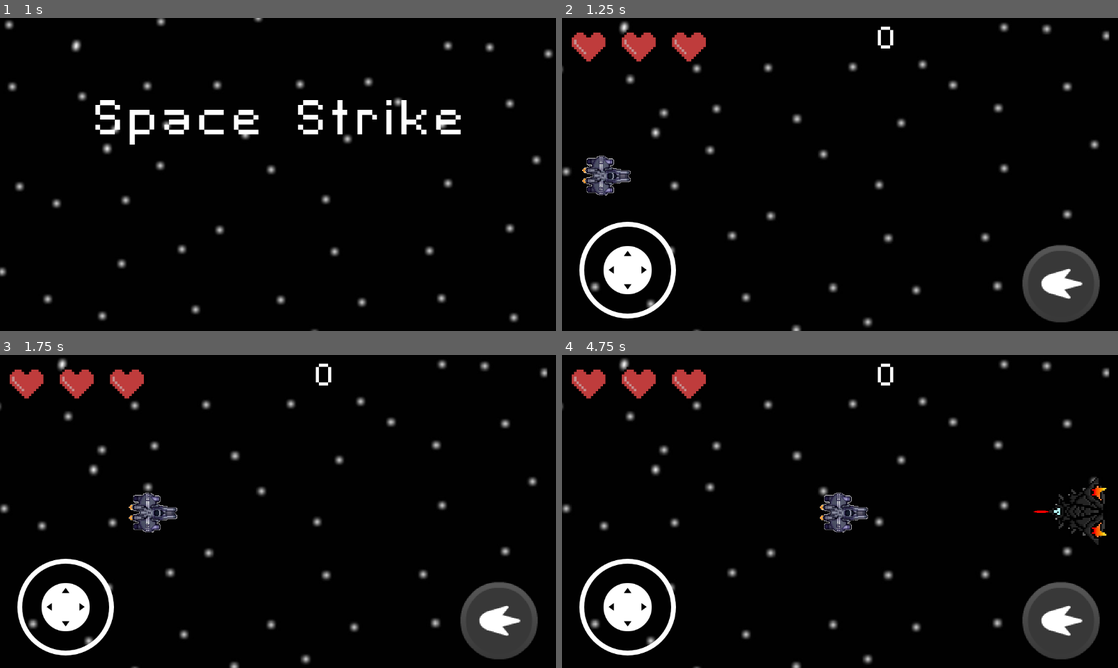
Above: before the commit, frames 1-4 (two rows, left to right).
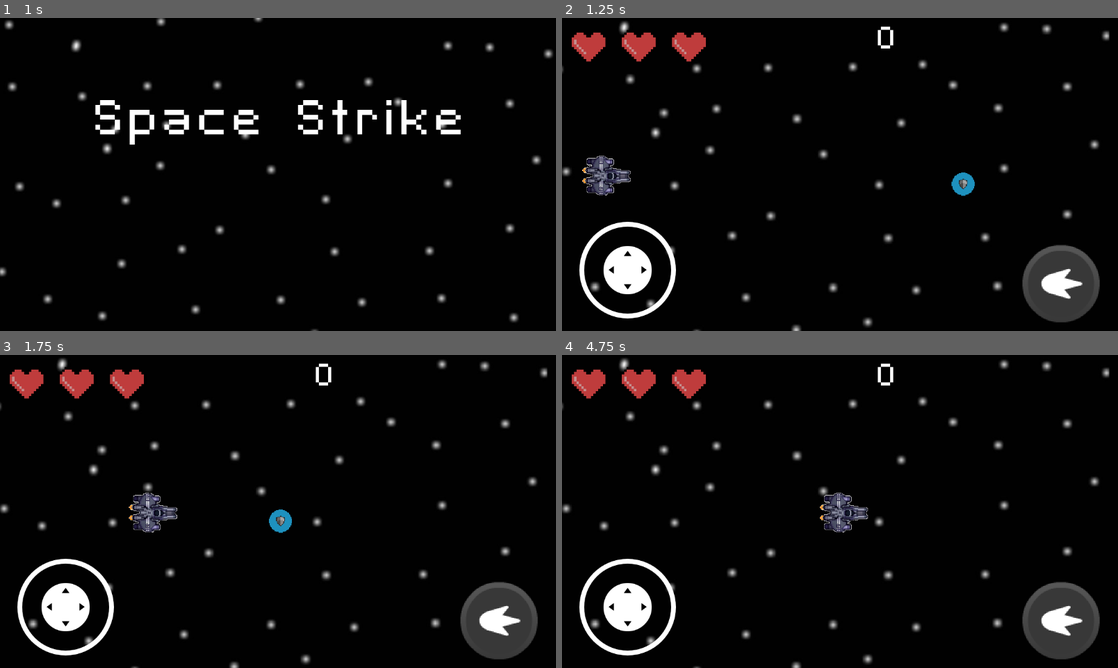
Above: after the commit, the same moments.

Repository: cofeek-codes/Space-Strike
Game: Godot game, scene res://scenes/ui/main_menu.tscn
The game is run twice, just before and just after one commit, with the same random seed, the same clock (stepped at 60 frames per second) and the same inputs.
Inputs (mouse positions are in pixels of both pictures, inside the frame that each line leads up to):
- Up to frame 1 (1 s): click (294, 243) at 0.5 s
- Up to frame 2 (1.25 s): no input
- Up to frame 3 (1.75 s): move the mouse to (400, 495) at 1.27 s; hold Right (move_right) from 1.28 s (still down); click (400, 495) at 1.35 s
- Up to frame 4 (4.75 s): release Right (move_right) at 2 s; drag from (728, 527) to (812, 574) at 2.02 s; tap Enter at 2.75 s; move the mouse to (895, 442) at 2.77 s; hold Right (move_right) 2.78-3.5 s; click (895, 442) at 2.85 s; drag from (812, 574) to (673, 464) at 3.52 s; tap Space at 4.25 s; move the mouse to (1006, 558) at 4.27 s; hold Left (move_left) from 4.28 s (still down); click (1006, 558) at 4.35 s

Frame 1 is identical in both runs. In frame 2, 0.2% of the frame differs, in the area x 70-75%, y 49-57%; in frame 3, 0.2%; in frame 4, 0.7%, in the area x 84-98%, y 39-61%.

Commit message:
shield buff consumable can be picked

Diff:
--- a/graphics/shaders/shield_buff.gdshader
+++ b/graphics/shaders/shield_buff.gdshader
@@ -1,14 +1,24 @@
 shader_type canvas_item;
 
-void vertex() {
-	// Called for every vertex the material is visible on.
+
+uniform vec4 color = vec4(1.0);
+
+
+float circle(vec2 position, float radius, float feather)
+{
+	return smoothstep(radius, radius + feather, length(position - vec2(0.5)));
 }
 
-void fragment() {
-	// Called for every pixel the material is visible on.
+
+void fragment(){
+
+	float outer = circle(vec2(UV.x, UV.y), 0.35, 0.01);
+
+	float fade_effect = sin(TIME) * 0.01;
+
+	float inner = 1.0 - circle(vec2(UV.x, UV.y), 0.275, 0.1 - fade_effect );
+
+	COLOR = color;
+	COLOR.a -= outer + inner;
+
 }
-
-//void light() {
-//	// Called for every pixel for every light affecting the CanvasItem.
-//	// Uncomment to replace the default light processing function with this one.
-//}
--- a/scenes/buffs/base_buff.tscn
+++ /dev/null
@@ -1,19 +0,0 @@
-[gd_scene load_steps=3 format=3 uid="uid://5jtnydmp283"]
-
-[ext_resource type="Script" uid="uid://c1rq4eeyusgbc" path="res://scripts/buffs/base_buff.gd" id="1_24mfe"]
-
-[sub_resource type="CircleShape2D" id="CircleShape2D_74a2q"]
-radius = 17.0
-
-[node name="BaseBuff" type="Area2D"]
-script = ExtResource("1_24mfe")
-
-[node name="Sprite" type="Sprite2D" parent="."]
-
-[node name="Collider" type="CollisionShape2D" parent="."]
-shape = SubResource("CircleShape2D_74a2q")
-
-[node name="Timer" type="Timer" parent="."]
-one_shot = true
-
-[connection signal="timeout" from="Timer" to="." method="_on_timer_timeout"]
--- /dev/null
+++ b/scenes/buffs/shield/shield_buff_active.tscn
@@ -0,0 +1,71 @@
+[gd_scene load_steps=8 format=3 uid="uid://b05jo7nbye4is"]
+
+[ext_resource type="Shader" uid="uid://dcb2pb8sq1ot3" path="res://graphics/shaders/shield_buff.gdshader" id="1_cn1ud"]
+[ext_resource type="Texture2D" uid="uid://0sv6aoytf0rm" path="res://assets/buffs/shieldbuff.png" id="2_bv6iw"]
+
+[sub_resource type="ShaderMaterial" id="ShaderMaterial_u3xos"]
+shader = ExtResource("1_cn1ud")
+shader_parameter/color = Vector4(0, 1, 1, 1)
+
+[sub_resource type="Animation" id="Animation_cn1ud"]
+resource_name = "appear"
+tracks/0/type = "value"
+tracks/0/imported = false
+tracks/0/enabled = true
+tracks/0/path = NodePath("Sprite:material:shader_parameter/color")
+tracks/0/interp = 1
+tracks/0/loop_wrap = true
+tracks/0/keys = {
+"times": PackedFloat32Array(0, 1),
+"transitions": PackedFloat32Array(1, 1),
+"update": 0,
+"values": [Vector4(0, 0, 0, 0), Vector4(0, 1, 1, 1)]
+}
+
+[sub_resource type="Animation" id="Animation_bv6iw"]
+length = 0.001
+tracks/0/type = "value"
+tracks/0/imported = false
+tracks/0/enabled = true
+tracks/0/path = NodePath("Sprite:material:shader_parameter/color")
+tracks/0/interp = 1
+tracks/0/loop_wrap = true
+tracks/0/keys = {
+"times": PackedFloat32Array(0),
+"transitions": PackedFloat32Array(1),
+"update": 0,
+"values": [Vector4(0, 1, 1, 1)]
+}
+
+[sub_resource type="Animation" id="Animation_u3xos"]
+resource_name = "disappear"
+tracks/0/type = "value"
+tracks/0/imported = false
+tracks/0/enabled = true
+tracks/0/path = NodePath("Sprite:material:shader_parameter/color")
+tracks/0/interp = 1
+tracks/0/loop_wrap = true
+tracks/0/keys = {
+"times": PackedFloat32Array(0, 1),
+"transitions": PackedFloat32Array(1, 1),
+"update": 0,
+"values": [Vector4(0, 1, 1, 1), Vector4(0, 0, 0, 0)]
+}
+
+[sub_resource type="AnimationLibrary" id="AnimationLibrary_u3xos"]
+_data = {
+&"RESET": SubResource("Animation_bv6iw"),
+&"appear": SubResource("Animation_cn1ud"),
+&"disappear": SubResource("Animation_u3xos")
+}
+
+[node name="ShieldBuffActive" type="Node2D"]
+
+[node name="Sprite" type="Sprite2D" parent="."]
+material = SubResource("ShaderMaterial_u3xos")
+texture = ExtResource("2_bv6iw")
+
+[node name="AnimationPlayer" type="AnimationPlayer" parent="."]
+libraries = {
+&"": SubResource("AnimationLibrary_u3xos")
+}
--- /dev/null
+++ b/scenes/buffs/shield/shield_buff_consumable.tscn
@@ -0,0 +1,19 @@
+[gd_scene load_steps=4 format=3 uid="uid://5615ms1fwfik"]
+
+[ext_resource type="Script" uid="uid://vqocqbpt22nj" path="res://scripts/buffs/shield/shield_buff_consumable.gd" id="1_6kkhw"]
+[ext_resource type="Texture2D" uid="uid://0sv6aoytf0rm" path="res://assets/buffs/shieldbuff.png" id="1_xlnai"]
+
+[sub_resource type="CircleShape2D" id="CircleShape2D_6kkhw"]
+radius = 16.0
+
+[node name="ShieldBuffConsumable" type="Area2D"]
+scale = Vector2(1.5, 1.5)
+script = ExtResource("1_6kkhw")
+
+[node name="Sprite" type="Sprite2D" parent="."]
+texture = ExtResource("1_xlnai")
+
+[node name="Collider" type="CollisionShape2D" parent="."]
+shape = SubResource("CircleShape2D_6kkhw")
+
+[connection signal="body_entered" from="." to="." method="_on_body_entered"]
--- a/scenes/buffs/shield_buff.tscn
+++ /dev/null
@@ -1,22 +0,0 @@
-[gd_scene load_steps=6 format=3 uid="uid://ceugog6ax63x1"]
-
-[ext_resource type="PackedScene" uid="uid://5jtnydmp283" path="res://scenes/buffs/base_buff.tscn" id="1_jyta8"]
-[ext_resource type="Script" uid="uid://6ssjymd6cwky" path="res://scripts/buffs/shield_buff.gd" id="2_7y5o4"]
-[ext_resource type="Texture2D" uid="uid://0sv6aoytf0rm" path="res://assets/buffs/shieldbuff.png" id="3_ermxi"]
-[ext_resource type="Shader" uid="uid://dcb2pb8sq1ot3" path="res://graphics/shaders/shield_buff.gdshader" id="4_edx73"]
-
-[sub_resource type="ShaderMaterial" id="ShaderMaterial_ermxi"]
-shader = ExtResource("4_edx73")
-
-[node name="ShieldBuff" instance=ExtResource("1_jyta8")]
-script = ExtResource("2_7y5o4")
-title = "shield"
-duration = 3
-
-[node name="Sprite" parent="." index="0"]
-texture = ExtResource("3_ermxi")
-
-[node name="ShieldActive" type="Sprite2D" parent="." index="3"]
-material = SubResource("ShaderMaterial_ermxi")
-position = Vector2(81, 39)
-scale = Vector2(1.50781, 32)
--- a/scenes/main/game.tscn
+++ b/scenes/main/game.tscn
@@ -8,6 +8,7 @@
 [ext_resource type="PackedScene" uid="uid://c2bhjngjwt03b" path="res://scenes/game_ui/mobileJoystick.tscn" id="6_em1bs"]
 [ext_resource type="Texture2D" uid="uid://db68nvbg72hmp" path="res://assets/ui/game_ui/shoot_button_normal.png" id="7_kjrfb"]
 [ext_resource type="Texture2D" uid="uid://dcdngkvmbldt2" path="res://assets/ui/game_ui/shoot_button_pressed.png" id="8_se30j"]
+[ext_resource type="PackedScene" uid="uid://5615ms1fwfik" path="res://scenes/buffs/shield/shield_buff_consumable.tscn" id="9_se30j"]
 
 [sub_resource type="CircleShape2D" id="CircleShape2D_ktwa8"]
 radius = 40.42
@@ -33,6 +34,7 @@
 position = Vector2(90, 324)
 
 [node name="EnemySpawner" parent="." instance=ExtResource("3_pij6b")]
+process_mode = 4
 position = Vector2(1188, 326)
 
 [node name="HealthBar" parent="." instance=ExtResource("4_ms05x")]
@@ -67,3 +69,6 @@
 shape = SubResource("CircleShape2D_ktwa8")
 action = "shoot_mobile"
 visibility_mode = 1
+
+[node name="ShieldBuffConsumable" parent="." instance=ExtResource("9_se30j")]
+position = Vector2(837, 344)
--- /dev/null
+++ b/scripts/buffs/shield/shield_buff_consumable.gd
@@ -0,0 +1,20 @@
+extends Area2D
+
+const BUFF_SPAWN_DISTANCE = 300
+
+@onready var player: CharacterBody2D = $"../Player"
+
+
+func _ready() -> void:
+	var tween = create_tween().set_trans(Tween.TRANS_CUBIC)
+	tween.tween_property(self, "position:x", self.position.x - BUFF_SPAWN_DISTANCE, 1)
+
+
+
+func activate():
+	pass
+
+
+func _on_body_entered(body: Node2D) -> void:
+	if body == player:
+		queue_free()
Not shown: 1 places in scenes/main/game.tscn that only renumber resources
Not shown, added: scripts/buffs/shield/shield_buff_consumable.gd.uid
